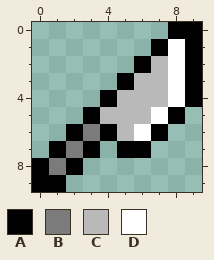
File history of a pixel-art file, art/tools/cleaver.aseprite. Above is the file before it was changed.
10x10 pixels, 1 frame.
Palette (. is transparent): A #000000  B #7b7b7b  C #b9b9b9  D #ffffff
Pixels before, first column x 0:
 0 ........AA
 1 .......ADA
 2 ......ACDA
 3 .....ACCDA
 4 ....ACCCDA
 5 ...ACCCDA.
 6 ..ABACDA..
 7 .ABA.AA...
 8 ABA.......
 9 AA........
The same view after the edit:
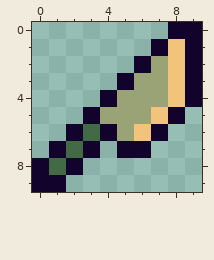
Change:
colour A: #000000 -> #11032c
colour B: #7b7b7b -> #426a45
colour C: #b9b9b9 -> #99a376
colour D: #ffffff -> #f2c37b
